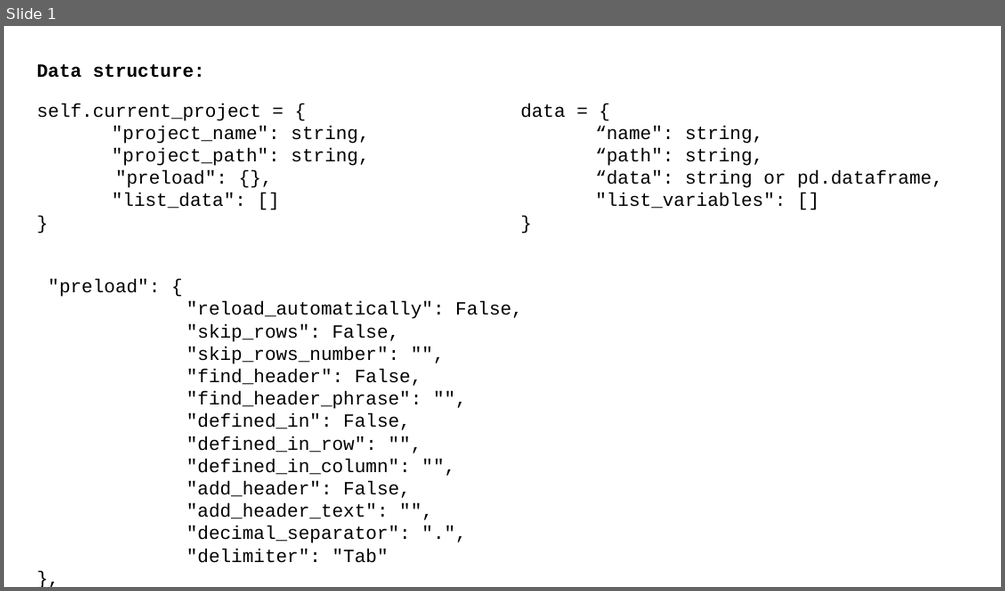
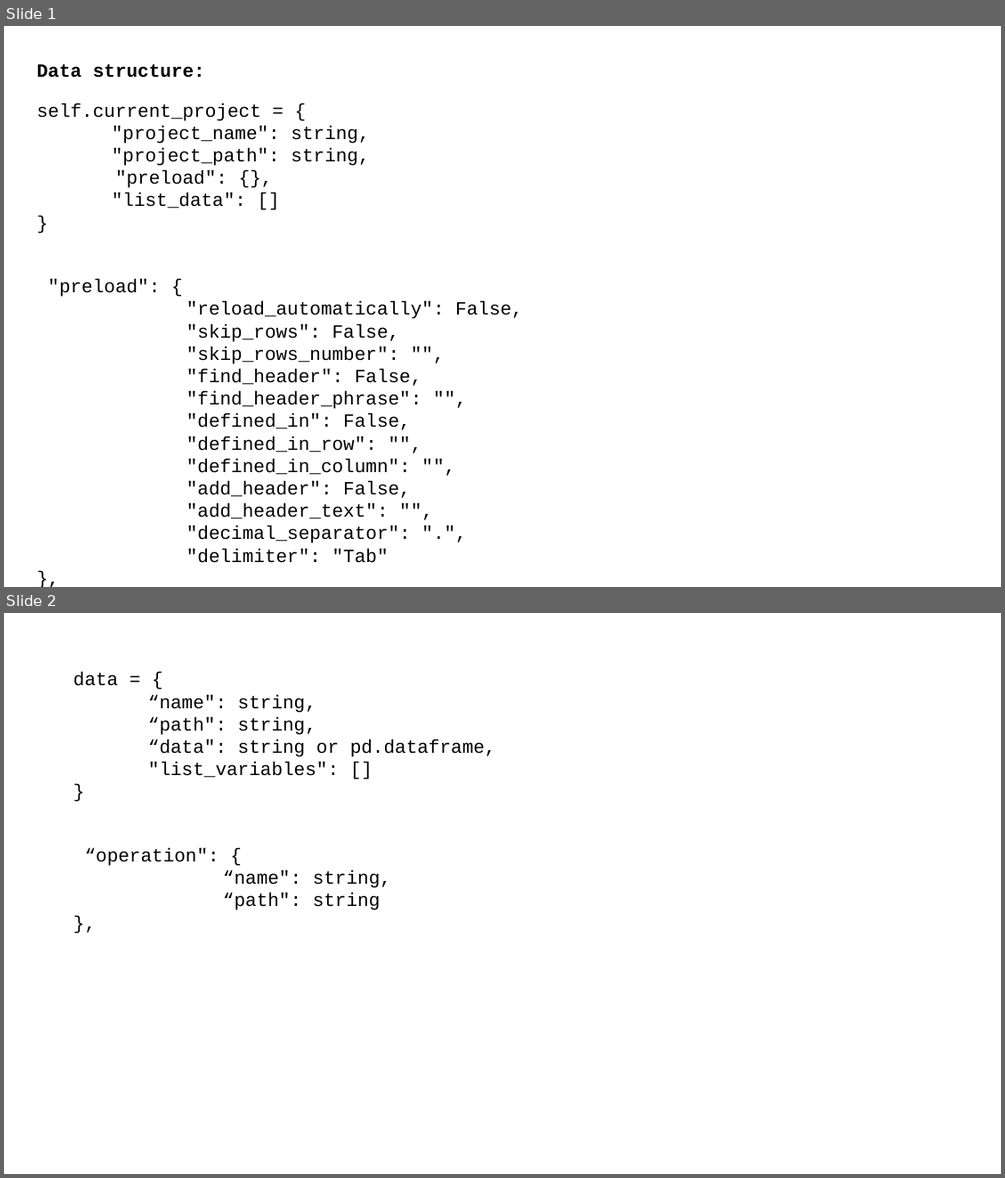
Before and after one commit to aslawek/AnJ-lyzer, a slide deck: manual.pptx. Shown one above the other, each under a label of ours: slide 1 before the commit, slides 1 and 2 after it. The pictures are 1005x591 and 1005x1178 pixels, drawn with LibreOffice and Linux fonts; fonts in the diff are those of the drawing. Boxes give left, top, right and bottom in pixels: in the first picture for what was removed or moved away, otherwise in the second. Text is boxed around its words. In the diff, an @@ line names an element or a change of style, - is before the commit and + after.

Commit message:
adding filter operation works

```diff
--- a/manual.pptx
+++ b/manual.pptx
@@ slide 2 added at (4,613,1001,1174), background #FFFFFF @@
@@ text added at (73,672,496,778), 18 pt, text #000000 @@
+data = {
+“name": string,
+“path": string,
+“data": string or pd.dataframe,
+"list_variables": []
+}
@@ text added at (85,848,391,910), 18 pt, text #000000 @@
+“operation": {
+“name": string,
+“path": string
+},
@@ slide 1 changed as well @@
@@ text removed at (520,103,943,208) @@
-data = {
-“name": string,
-“path": string,
-“data": string or pd.dataframe,
-"list_variables": []
-}
```
Also in this commit, not shown: 8 other files.
